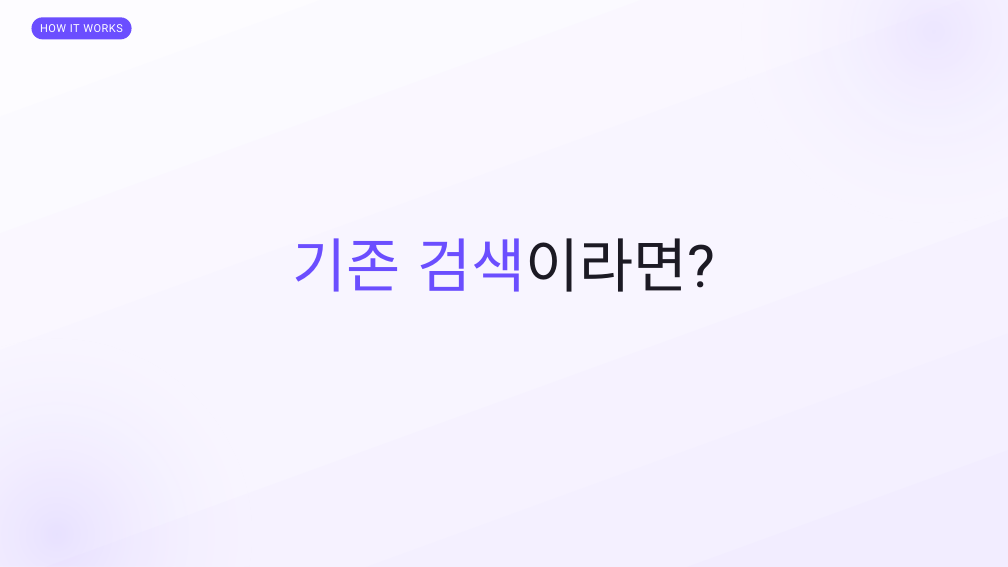
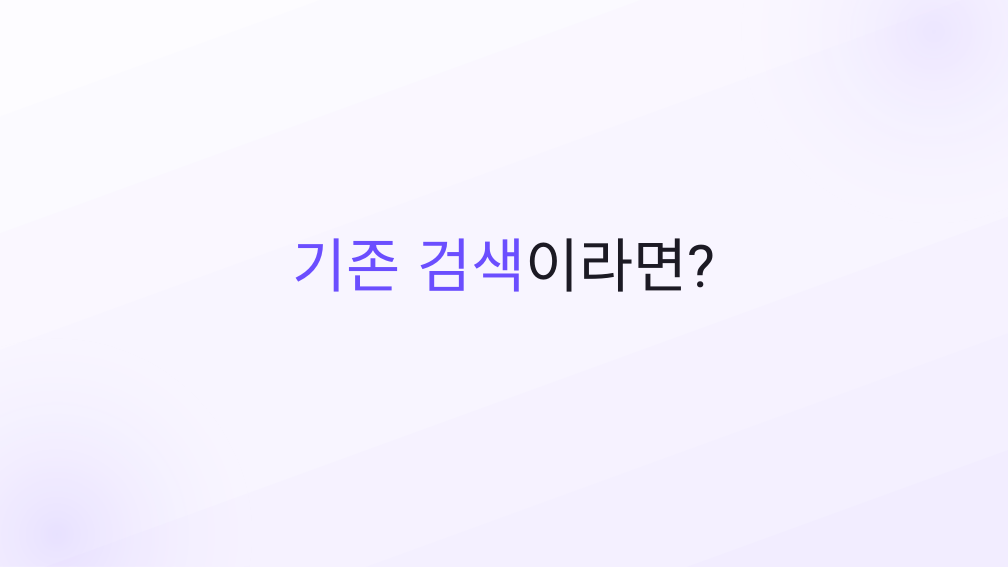
Before and after one commit to SB-Jo/t3, a slide deck: slide 7 of weave/결선준비/09_HowItWorks/HowItWorks_Argon_claude.pptx. Drawn at 1008x567 pixels with LibreOffice and Linux fonts; fonts in the diff are those of the drawing. Boxes give left, top, right and bottom in pixels: in the first picture for what was removed or moved away, otherwise in the second. Text is boxed around its words. In the diff, an @@ line names an element or a change of style, - is before the commit and + after.

```diff
--- a/weave/결선준비/09_HowItWorks/HowItWorks_Argon_claude.pptx
+++ b/weave/결선준비/09_HowItWorks/HowItWorks_Argon_claude.pptx
@@ rounded rectangle removed at (32, 17, 132, 39) @@
-HOW IT WORKS
```
Also in this commit, not shown: 28 other slides changed, 54 other files.
